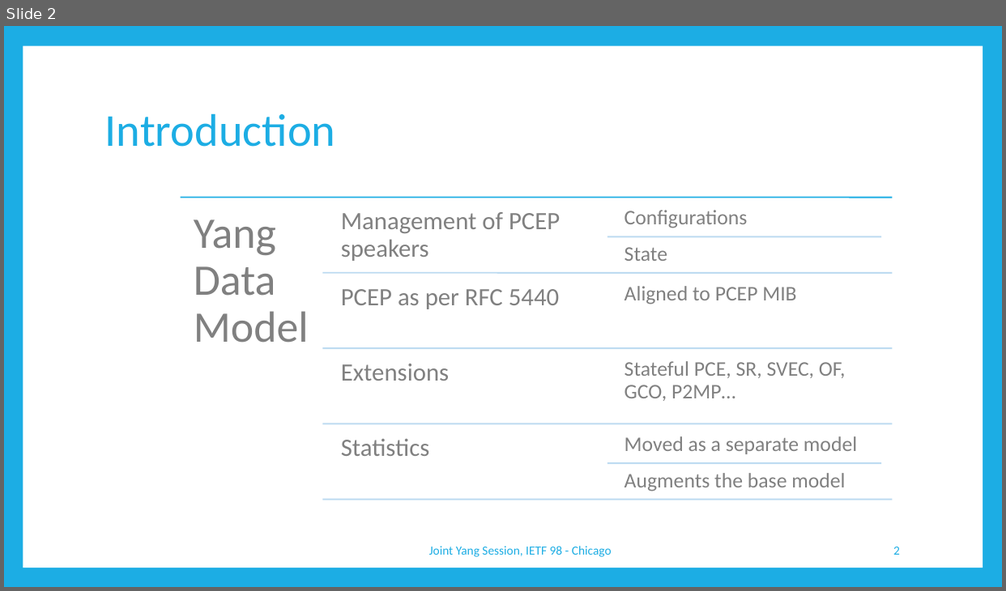
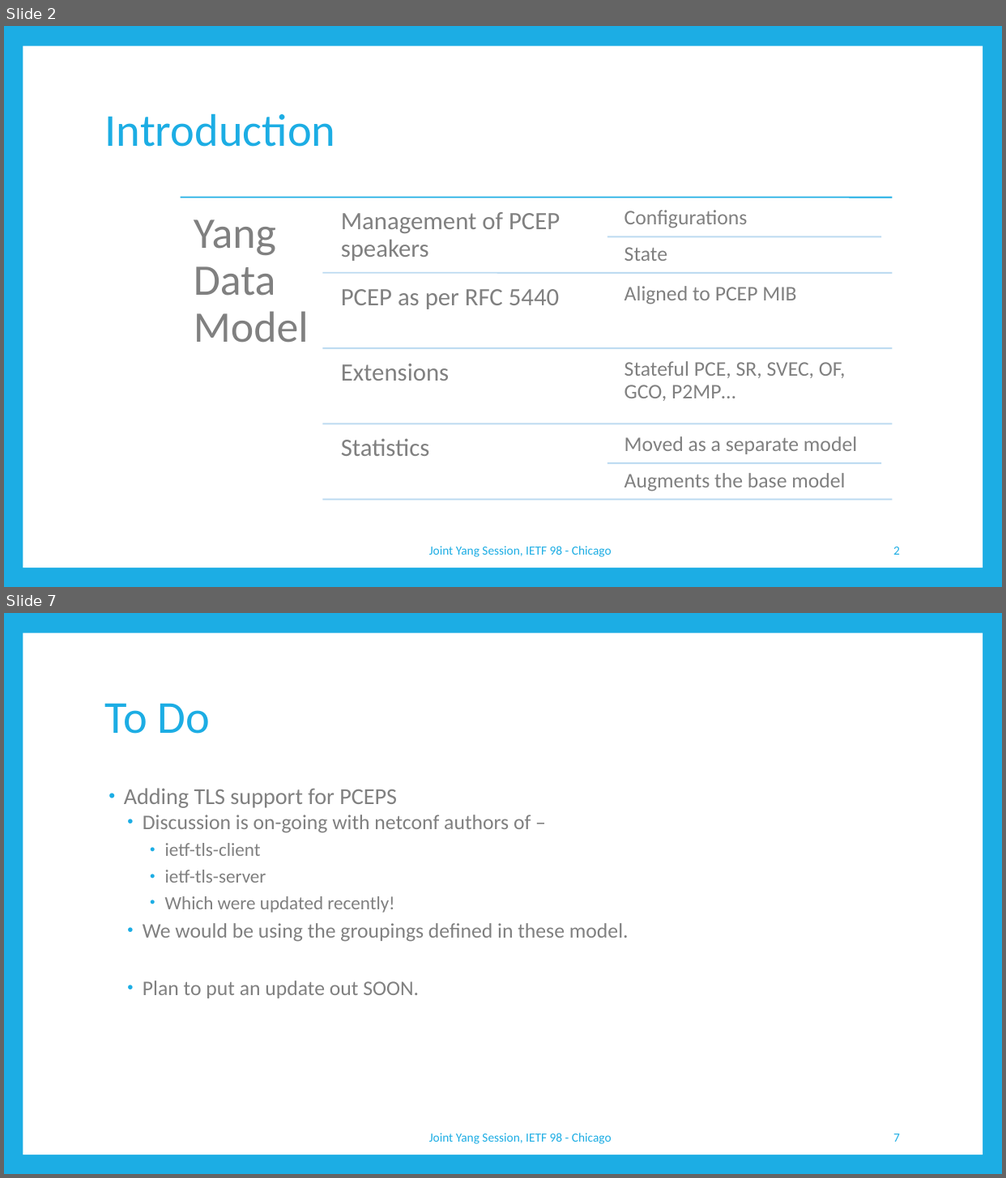
Before and after one commit to dhruvdhody-huawei/98, a slide deck: draft-ietf-pce-pcep-yang-02.pptx. Shown one above the other, each under a label of ours: slide 2 before the commit, slides 2 and 7 after it; the slides between them are not shown. The pictures are 1006x591 and 1006x1178 pixels, drawn with LibreOffice and Linux fonts; fonts in the diff are those of the drawing. Boxes give left, top, right and bottom in pixels: in the first picture for what was removed or moved away, otherwise in the second. Text is boxed around its words. In the diff, an @@ line names an element or a change of style, - is before the commit and + after.

Commit message:
pcep-yang as sent to tarek

```diff
--- a/draft-ietf-pce-pcep-yang-02.pptx
+++ b/draft-ietf-pce-pcep-yang-02.pptx
@@ slide 7 added at (4,613,1002,1174), background #1CADE4; not listed: 1 template element that a slide beside it also shows @@
@@ title added at (105,703,210,734), 44 pt, text #1CADE4 @@
+To Do
@@ text added at (124,788,629,999), 20 pt, text #808080 @@
+• Adding TLS support for PCEPS
+  • Discussion is on-going with netconf authors of –
+    • ietf-tls-client
+    • ietf-tls-server
+    • Which were updated recently!
+  • We would be using the groupings defined in these model.
+  • Plan to put an update out SOON.
@@ text added at (429,1133,612,1144), 12 pt, text #1CADE4 @@
+Joint Yang Session, IETF 98 - Chicago
@@ page number added at (893,1134,900,1142), 12 pt, text #1CADE4 @@
+7
```
Also in this commit, not shown: 2 slides changed, 3 other slides added, 1 other file.
